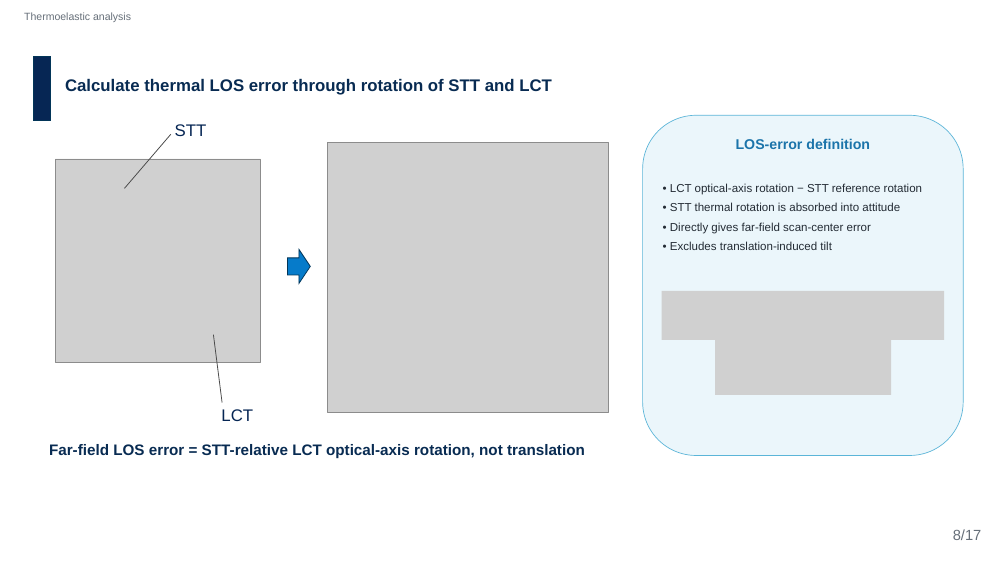
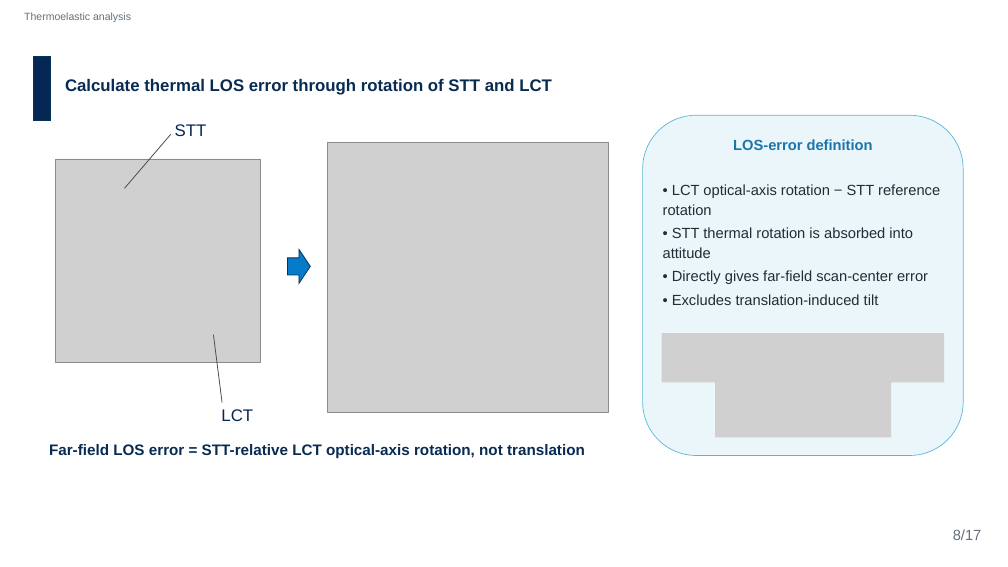
Before and after one commit to Hideki-1029/thermal-deformation-optcomm, a slide deck: slide 11 of papers/ICSO/slides/en_ICSO2026_slides_takamoto.pptx. Drawn at 1008x567 pixels with LibreOffice and Linux fonts; fonts in the diff are those of the drawing; grey boxes stand for pictures; background and template pictures are left out. Boxes give left, top, right and bottom in pixels: in the first picture for what was removed or moved away, otherwise in the second. Text is boxed around its words. In the diff, an @@ line names an element or a change of style, - is before the commit and + after.

```diff
--- a/papers/ICSO/slides/en_ICSO2026_slides_takamoto.pptx
+++ b/papers/ICSO/slides/en_ICSO2026_slides_takamoto.pptx
@@ text "LOS-error definition" at box(733, 139, 873, 150): size 27 to 28 pt @@
@@ text "• LCT optical-axis rotation − ..." at box(663, 184, 940, 305): size 22 to 28 pt @@
@@ picture removed at box(662, 291, 944, 340) @@
@@ picture: place and size @@
-picture at box(715, 330, 892, 395)
+picture at box(662, 333, 944, 382)
@@ picture added at box(715, 372, 892, 438) @@
```
Also in this commit, not shown: 4 other slides changed, 2 other files.
